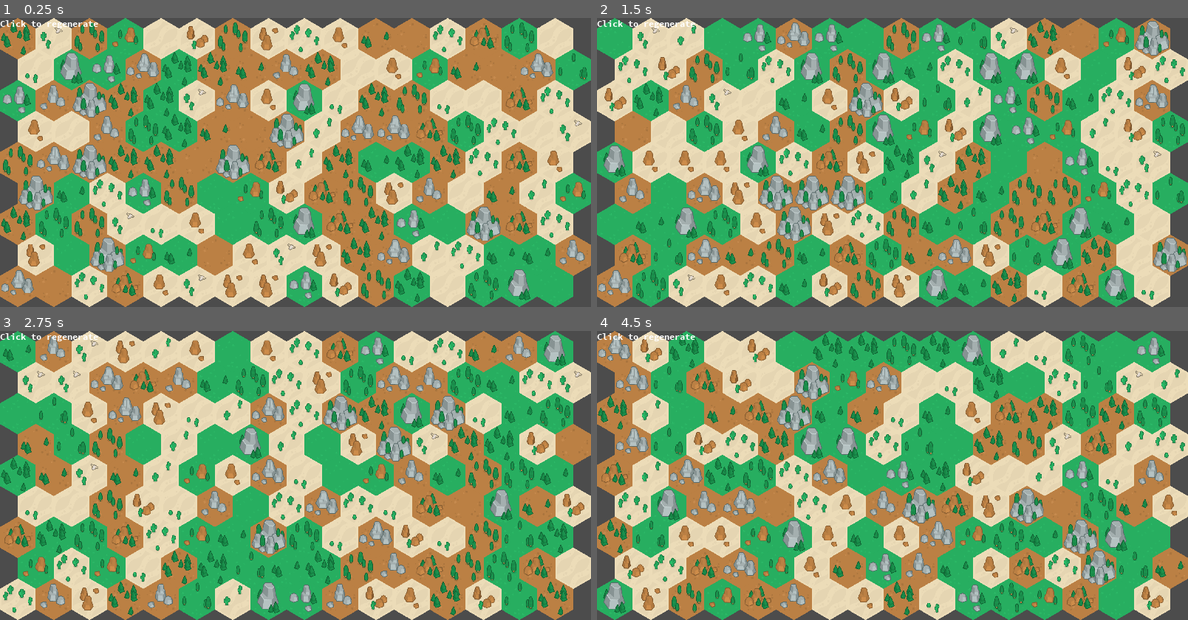
Above: before the commit, frames 1-4 (two rows, left to right).
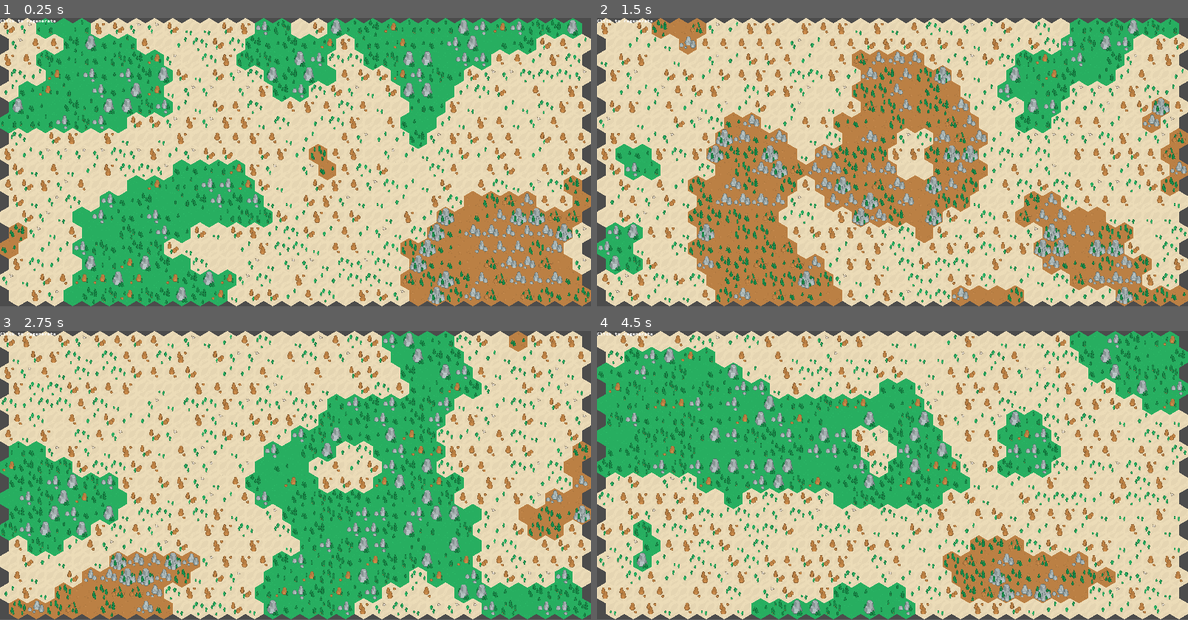
Above: after the commit, the same moments.

Repository: ashishsb0307/godot-samples
Game: Godot game, scene res://terrain.tscn
Two runs of this game, one before a commit and one after it. Both use one fixed random seed, a clock stepped at 60 frames per second and the inputs below.
Inputs (mouse positions are in pixels of both pictures, inside the frame that each line leads up to):
- Up to frame 1 (0.25 s): no input
- Up to frame 2 (1.5 s): tap Enter at 0.5, 1.25 s; move the mouse to (1022, 148) at 0.52 s; press the mouse at (1022, 148) at 0.53 s; move the mouse to (774, 176) at 1.27 s; release the mouse at (774, 176) at 1.28 s; click (774, 176) at 1.35 s
- Up to frame 3 (2.75 s): tap Enter at 2 s; move the mouse to (354, 411) at 2.02 s; press the mouse at (354, 411) at 2.03 s
- Up to frame 4 (4.5 s): tap Enter at 2.75, 3.5, 4.25 s; move the mouse to (862, 533) at 2.77 s; release the mouse at (862, 533) at 2.78 s; click (862, 533) at 2.85 s; move the mouse to (1069, 518) at 3.52 s; press the mouse at (1069, 518) at 3.53 s; move the mouse to (715, 432) at 4.27 s; release the mouse at (715, 432) at 4.28 s; click (715, 432) at 4.35 s
In our replay, the window is 800x392 before the commit and 800x391 after it. These sizes can differ from the game's own. Grey fills any space a smaller window leaves; there, only what the larger window draws over its background counts as a difference.

The runs differ from the first frame. In frame 1, 75% of the frame differs, in the area x 0-100%, y 0-100%; in frame 2, 74%; in frame 3, 74%; in frame 4, 73%.

Commit message:
Adding simplex noise randomness , to make it more "real"

Diff:
--- a/procedural_hex_tiles_terrain/scripts/terrain.gd
+++ b/procedural_hex_tiles_terrain/scripts/terrain.gd
@@ -7,8 +7,8 @@
 
 onready var _tilemap = $TileMap
 
-const GRID_X_TILES = 16
-const GRID_Y_TILES = 9
+const GRID_X_TILES = 32
+const GRID_Y_TILES = 18
 var size_units = Vector2(GRID_X_TILES,GRID_Y_TILES)
 
 """
@@ -25,7 +25,8 @@
 func setup() -> void:
     var map_size_px = (size_units+Vector2(0.5,0)) * _tilemap.cell_size
     get_tree().set_screen_stretch(SceneTree.STRETCH_MODE_2D,SceneTree.STRETCH_ASPECT_KEEP,map_size_px+Vector2(CUSTOM_OFFSET_X,CUSTOM_OFFSET_Y))
-    generate()
+    #generate()
+    generate_simplex()
 func generate() -> void:
     emit_signal("started")
     _rng.randomize()
@@ -34,10 +35,44 @@
             var cell = get_random_tile()
             _tilemap.set_cell(x,y,cell)
     emit_signal("finished")
+func generate_simplex() -> void:
+    emit_signal("started")
+    _rng.randomize()
+    var simplexNoise = OpenSimplexNoise.new()
+    #configuring noise properties
+    simplexNoise.seed = _rng.randi()
+    simplexNoise.octaves = 10
+    simplexNoise.period = 20.0
+    simplexNoise.persistence = 1
+    simplexNoise.lacunarity = 2
+    for x in range(0,size_units.x):
+        for y in range(0,size_units.y):
+            var cell = get_random_tile_simplex(simplexNoise.get_noise_2d(x,y))
+            _tilemap.set_cell(x,y,cell)
+    emit_signal("finished")
 
 func get_random_tile() -> int:
     return _rng.randi_range(0,23)
 
+func get_random_tile_simplex(noise_value:float) -> int:
+    if(noise_value<-0.6):
+        print("sand")
+        return _rng.randi_range(0,7)
+    elif(noise_value<-0.2):
+        print("clay")
+        return _rng.randi_range(8,15)
+    elif(noise_value<0.2):
+        print("sand")
+        return _rng.randi_range(0,7)
+    elif(noise_value<0.6):
+        print("grass")
+        return _rng.randi_range(16,23)
+    else:
+        print("sand")
+        return _rng.randi_range(0,7)
+
+
 func _unhandled_input(event:InputEvent) -> void:
     if event.is_action_pressed("click"):
-        generate()
+        #generate()
+        generate_simplex()
